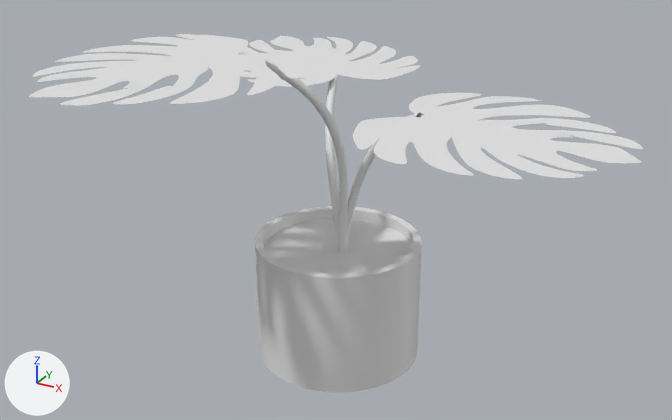
An edit to the Blender file Models/Main level/Clutter Room/fern.blend, drawn before and after from the same camera.
Rendered twice from a 50 mm lens placed at (4.87, -8.92, 6.34), pointed at (0.16, -0.35, 2.06). Every picture has the same lights, and +X, +Y and +Z are marked at lower left.
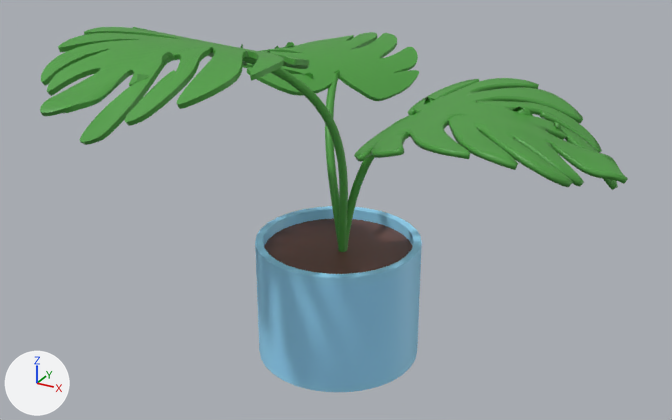
Diff of the bpy script that builds the scene:
```diff
--- a/Models/Main level/Clutter Room/fern.blend.py
+++ b/Models/Main level/Clutter Room/fern.blend.py
@@ mat_material @@
+mat_material = principled_material('Material')
+mat_material.base_color = (0.314, 0.723, 1.0)  # blue #98ddff
@@ me_plane_002 @@
 me_plane_002.from_pydata(...)  # 1693 vertices, 1456 faces, 4 loose edges; spans x -3.41..5.81, y -1.64..8.48, z -0.02..0.05
 # used by ob_plane; location = (3.027, -0.544, 3.345); rotation_euler = (0.0, 0.0, 1.83), in degrees (0, 0, 105); scale = (0.272, 0.272, 0.272)
+# me_plane_002 part 1: the whole mesh is moved by (-1.14, -3.69, -0.02)
+me_plane_002.materials.append(mat_green)  # green #4c9d3f
@@ me_plane_001 @@
 me_plane_001.from_pydata(...)  # 1693 vertices, 1456 faces, 4 loose edges; spans x -3.41..5.81, y -1.64..8.48, z -0.02..0.05
 # used by ob_plane_001; location = (-1.221, -2.75, 3.913); scale = (0.272, 0.272, 0.272)
+# me_plane_001 part 2: the whole mesh is moved by (-1.14, -3.69, -0.02)
+me_plane_001.materials.append(mat_green)  # green #4c9d3f
@@ me_plane_003 @@
 me_plane_003.from_pydata(...)  # 1693 vertices, 1456 faces, 4 loose edges; spans x -3.41..5.81, y -1.64..8.48, z -0.02..0.05
 # used by ob_plane_002; location = (-2.031, 2.202, 3.2); rotation_euler = (0.0, 0.0, 4.353), in degrees (0, 0, 249); scale = (0.272, 0.272, 0.272)
+# me_plane_003 part 3: the whole mesh is moved by (-1.14, -3.69, -0.02)
+me_plane_003.materials.append(mat_green)  # green #4c9d3f
@@ me_cylinder @@
-me_cylinder.from_pydata(...)  # 192 vertices, 162 faces; spans x -1.0..1.0, y -1.0..1.0, z -0.52..1.0
+me_cylinder.from_pydata(...)  # 256 vertices, 226 faces; spans x -1.0..1.0, y -1.0..1.0, z -0.52..1.0
+# me_cylinder part 4
+# 32 faces are deleted
+# 32 new vertices lie (0.0, 0.0, -0.22) away from vertices in x -1.0..1.0, y -1.0..1.0, z 1.0
+# 32 new vertices lie (0.0, 0.0, 0.79) away from vertices in x -1.0..1.0, y -1.0..1.0, z -0.06
+# 96 new faces join them, mat_material (blue #98ddff)
+# me_cylinder part 5: 129 faces spanning x -1.0..1.0, y -1.0..1.0, z -0.52..1.0 switch from no material to mat_material (blue #98ddff)
+# me_cylinder part 6: 1 face spanning x -0.91..0.91, y -0.91..0.91, z 0.87 switches from no material to mat_soil (brown #6c473f)
+me_cylinder.materials.append(mat_soil)  # brown #6c473f
@@ cu_nurbspath @@
 _sp = cu_nurbspath.splines.new('NURBS'); _sp.points.add(4)
 _sp.use_endpoint_u = True
+cu_nurbspath.materials.append(mat_green)  # green #4c9d3f
 cu_nurbspath.use_path = True
@@ cu_nurbspath_001 @@
 _sp = cu_nurbspath_001.splines.new('NURBS'); _sp.points.add(4)
 _sp.use_endpoint_u = True
+cu_nurbspath_001.materials.append(mat_green)  # green #4c9d3f
 cu_nurbspath_001.use_path = True
@@ cu_nurbspath_002 @@
 _sp = cu_nurbspath_002.splines.new('NURBS'); _sp.points.add(4)
 _sp.use_endpoint_u = True
+cu_nurbspath_002.materials.append(mat_green)  # green #4c9d3f
 cu_nurbspath_002.use_path = True
@@ ob_plane @@
 ob_plane = bpy.data.objects.new('Plane', me_plane_002)
-ob_plane.location = (3.027, -0.544, 3.345)
+ob_plane.location = (1.931, -0.501, 3.548)
 ob_plane.rotation_euler = (0.0, 0.0, 1.83)  # degrees (0, 0, 105)
 ob_plane.scale = (0.272, 0.272, 0.272)
+_m = ob_plane.modifiers.new('SimpleDeform', 'SIMPLE_DEFORM')
+_m.deform_method = 'BEND'
+_m = ob_plane.modifiers.new('Solidify', 'SOLIDIFY')
+_m.thickness = 0.2
@@ ob_plane_001 @@
 ob_plane_001 = bpy.data.objects.new('Plane.001', me_plane_001)
-ob_plane_001.location = (-1.221, -2.75, 3.913)
+ob_plane_001.location = (-0.91, -1.691, 4.121)
 ob_plane_001.scale = (0.272, 0.272, 0.272)
+_m = ob_plane_001.modifiers.new('SimpleDeform', 'SIMPLE_DEFORM')
+_m.deform_method = 'BEND'
+_m = ob_plane_001.modifiers.new('Solidify', 'SOLIDIFY')
+_m.thickness = 0.2
@@ ob_plane_002 @@
 ob_plane_002 = bpy.data.objects.new('Plane.002', me_plane_003)
-ob_plane_002.location = (-2.031, 2.202, 3.2)
+ob_plane_002.location = (-1.185, 1.535, 3.392)
 ob_plane_002.rotation_euler = (0.0, 0.0, 4.353)  # degrees (0, 0, 249)
 ob_plane_002.scale = (0.272, 0.272, 0.272)
+_m = ob_plane_002.modifiers.new('SimpleDeform', 'SIMPLE_DEFORM')
+_m.deform_method = 'BEND'
+_m = ob_plane_002.modifiers.new('Solidify', 'SOLIDIFY')
+_m.thickness = 0.2
```

Location of each change, [x1, y1, x2, y2] in pixels of the pictures (672 x 420 px):
'Plane', recoloured, moved, modifiers changed: before [353, 93, 643, 179]; after [354, 78, 628, 190]
'Plane.001', recoloured, moved, modifiers changed: before [29, 34, 308, 106]; after [40, 27, 309, 145]
'Plane.002', recoloured, moved, modifiers changed: before [240, 36, 420, 87]; after [242, 32, 419, 101]
part 4 of me_cylinder, built on: [255, 243, 422, 359] in both
part 5 of me_cylinder, recoloured (grey to blue): [255, 206, 422, 392] in both
part 6 of me_cylinder, recoloured (grey to brown): [264, 218, 413, 274] in both
